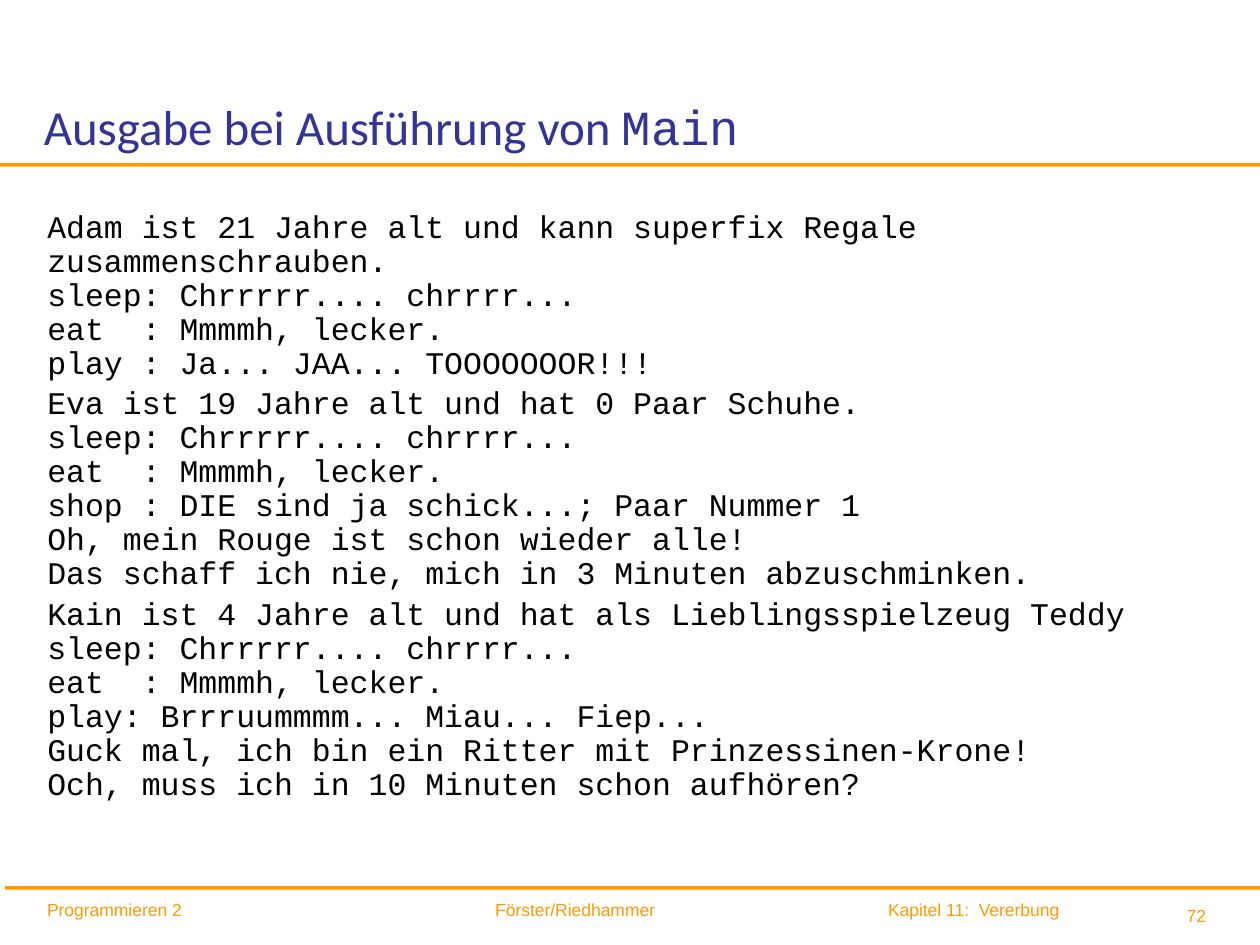
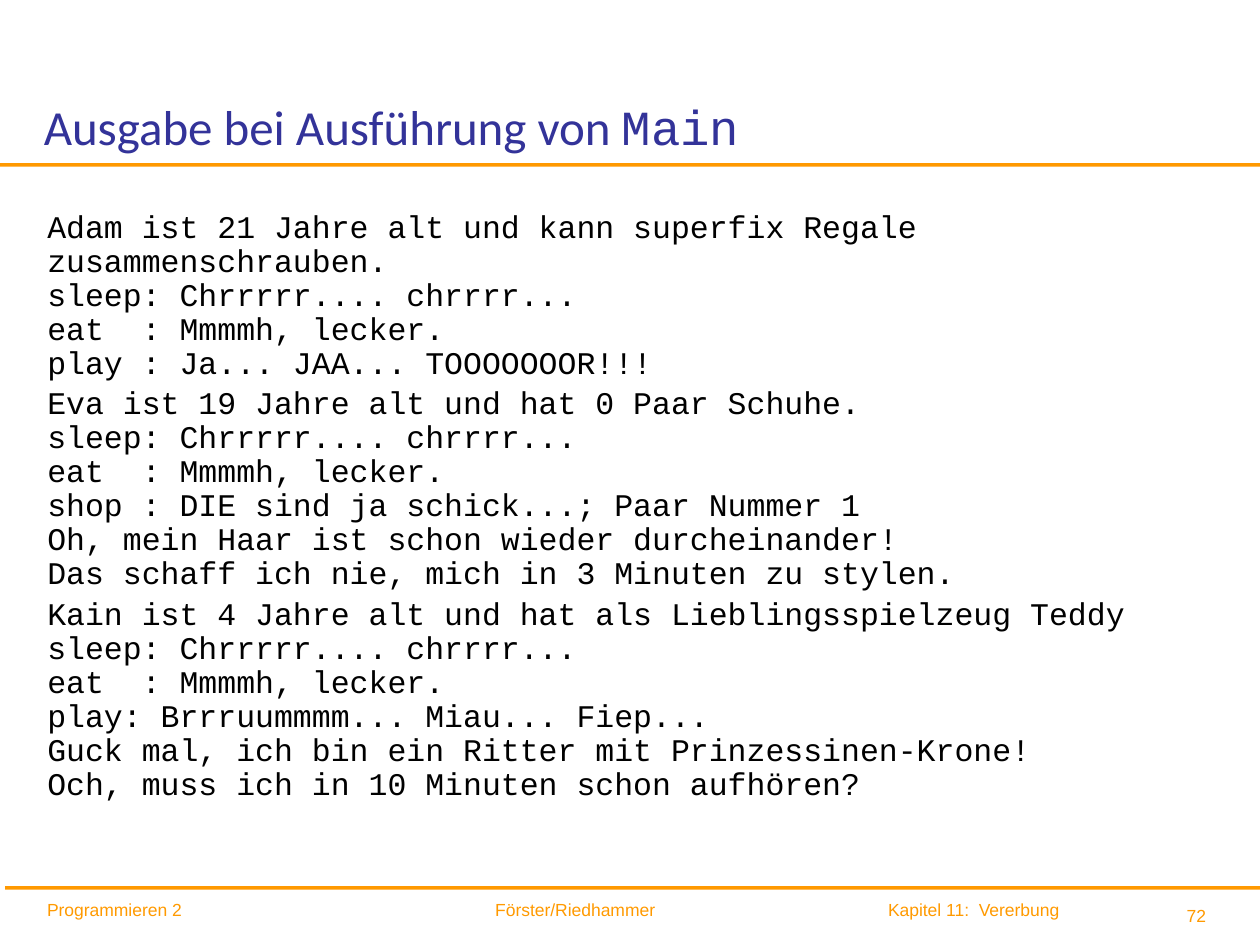
Before and after one commit to ingexue/hsro-wif-oop.github.io, a slide deck: slide 72 of 11-vererbung/vererbung.pptx. Drawn at 1260x945 pixels with LibreOffice and Linux fonts; fonts in the diff are those of the drawing; background and template pictures are left out. Boxes give left, top, right and bottom in pixels: in the first picture for what was removed or moved away, otherwise in the second. Text is boxed around its words. In the diff, an @@ line names an element or a change of style, - is before the commit and + after.

```diff
--- a/11-vererbung/vererbung.pptx
+++ b/11-vererbung/vererbung.pptx
@@ text at (x1=47, y1=391, x2=954, y2=591): text changed @@
-Eva ist 19 Jahre alt und hat 0 Paar Schuhe.
-sleep: Chrrrrr.... chrrrr...
-eat : Mmmmh, lecker.
-shop : DIE sind ja schick...; Paar Nummer 1
-Oh, mein Rouge ist schon wieder alle!
-Das schaff ich nie, mich in 3 Minuten abzuschminken.
+Eva ist 19 Jahre alt und hat 0 Paar Schuhe.
+sleep: Chrrrrr.... chrrrr...
+eat : Mmmmh, lecker.
+shop : DIE sind ja schick...; Paar Nummer 1
+Oh, mein Haar ist schon wieder durcheinander!
+Das schaff ich nie, mich in 3 Minuten zu stylen.
```
Also in this commit, not shown: 29 other slides changed, 2 other files.
